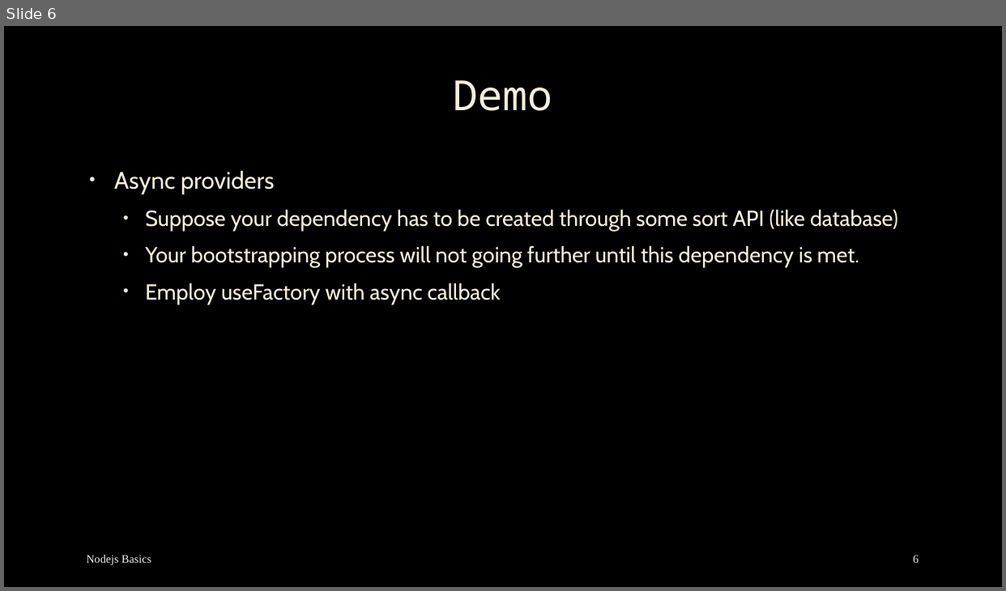
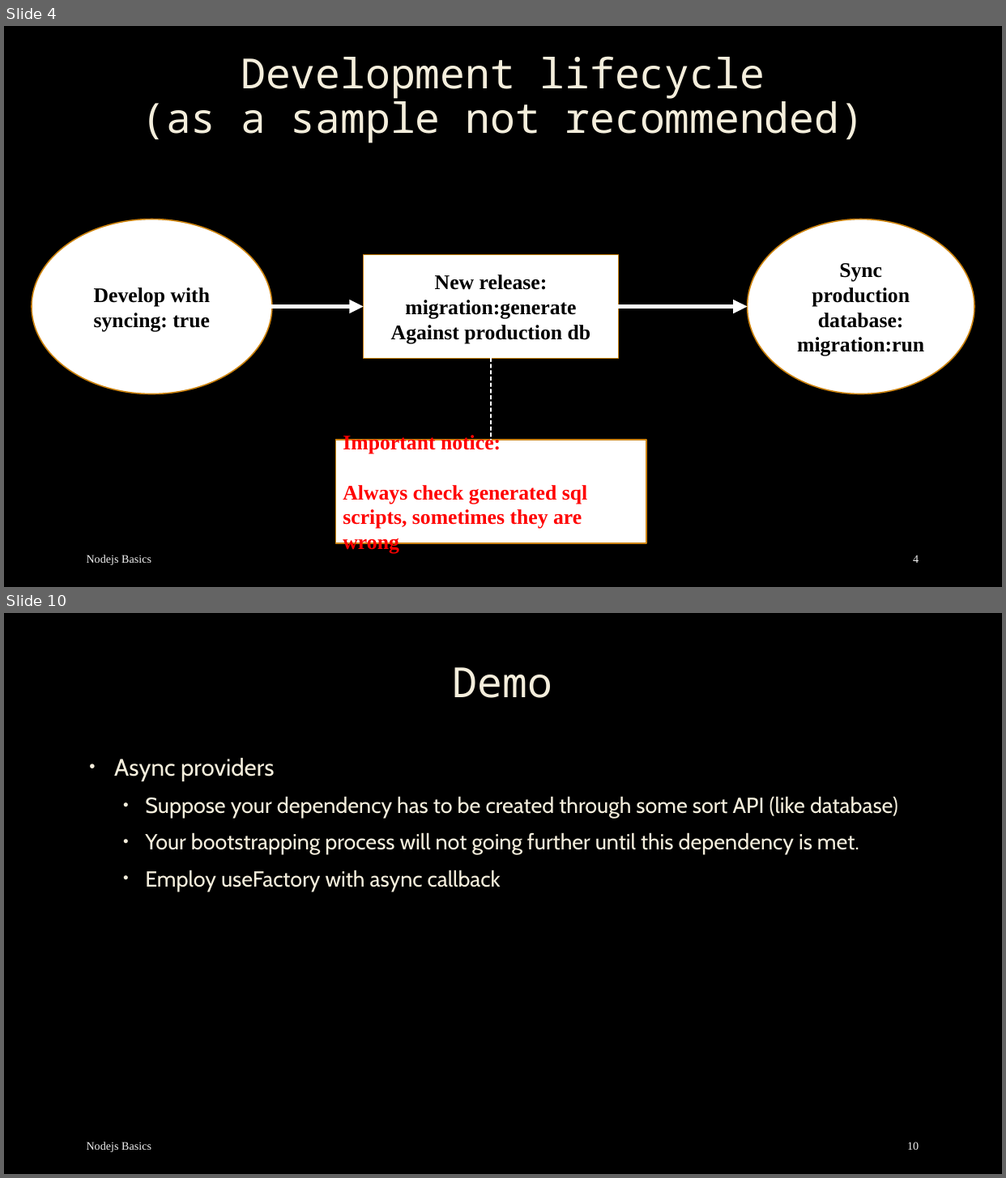
Before and after one commit to mostafa8026/nestjs-course, a slide deck: nestjs/nestjs-04.pptx. Shown one above the other, each under a label of ours: slide 6 before the commit, slides 4 and 10 after it; the slides between them are not shown. The pictures are 1006x591 and 1006x1178 pixels, drawn with LibreOffice and Linux fonts; fonts in the diff are those of the drawing; background and template pictures are left out. Boxes give left, top, right and bottom in pixels: in the first picture for what was removed or moved away, otherwise in the second. Text is boxed around its words. In the diff, an @@ line names an element or a change of style, - is before the commit and + after.

Commit message:
feat: session 04 scripts has been added

```diff
--- a/nestjs/nestjs-04.pptx
+++ b/nestjs/nestjs-04.pptx
@@ slide 4 added at (4,26,1002,587), background picture (left out) @@
@@ title added at (141,56,864,143), 40 pt, text #F4EEDC @@
+Development lifecycle
+(as a sample not recommended)
@@ ellipse added at (32,219,272,395), fill #FFFFFF, outline #CC830E 1.25 pt, 20 pt, text #000000, bold @@
+Develop with syncing: true
@@ ellipse added at (748,219,974,395), fill #FFFFFF, outline #CC830E 1.25 pt, 20 pt, text #000000, bold @@
+Sync production database:
+migration:run
@@ rectangle added at (364,255,619,358), fill #FFFFFF, outline #CC830E 1.25 pt, 20 pt, text #000000, bold @@
+New release:
+migration:generate
+Against production db
@@ arrow added from (272, 307) to (364, 307), #FFFFFF 4.5 pt @@
@@ arrow added from (619, 307) to (748, 307), #FFFFFF 4.5 pt @@
@@ line added from (492, 358) to (492, 440), #FFFFFF 1.5 pt dashed @@
@@ rectangle added at (335,440,646,544), fill #FFFFFF, outline #CC830E 1.25 pt, 20 pt, text #FF0000, bold @@
+Important notice:
+Always check generated sql scripts, sometimes they are wrong
@@ text added at (87,555,151,565), 11 pt, text #F2F2F2 @@
+Nodejs Basics
@@ page number added at (913,556,918,563), 11 pt, text #F2F2F2 @@
+4
@@ what was slide 6 is now slide 10 @@
@@ page number at (907,1142,918,1150): text changed @@
-6
+10
```
Also in this commit, not shown: 5 slides changed, 5 other slides added, 49 other files.
